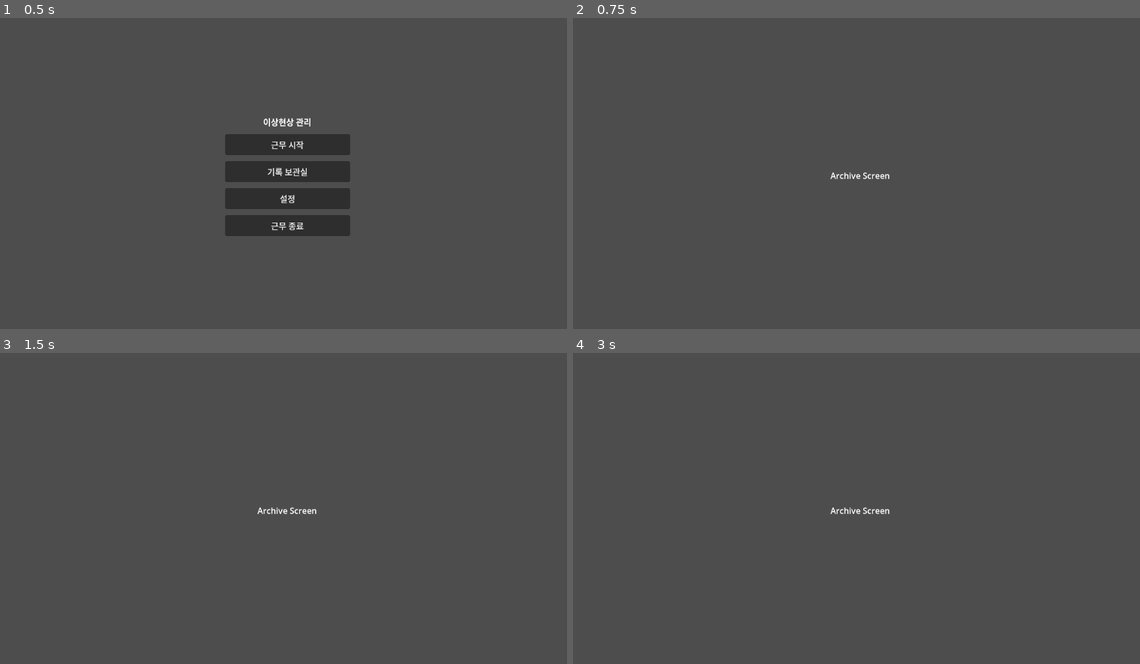
Above: before the commit, frames 1-4 (two rows, left to right).
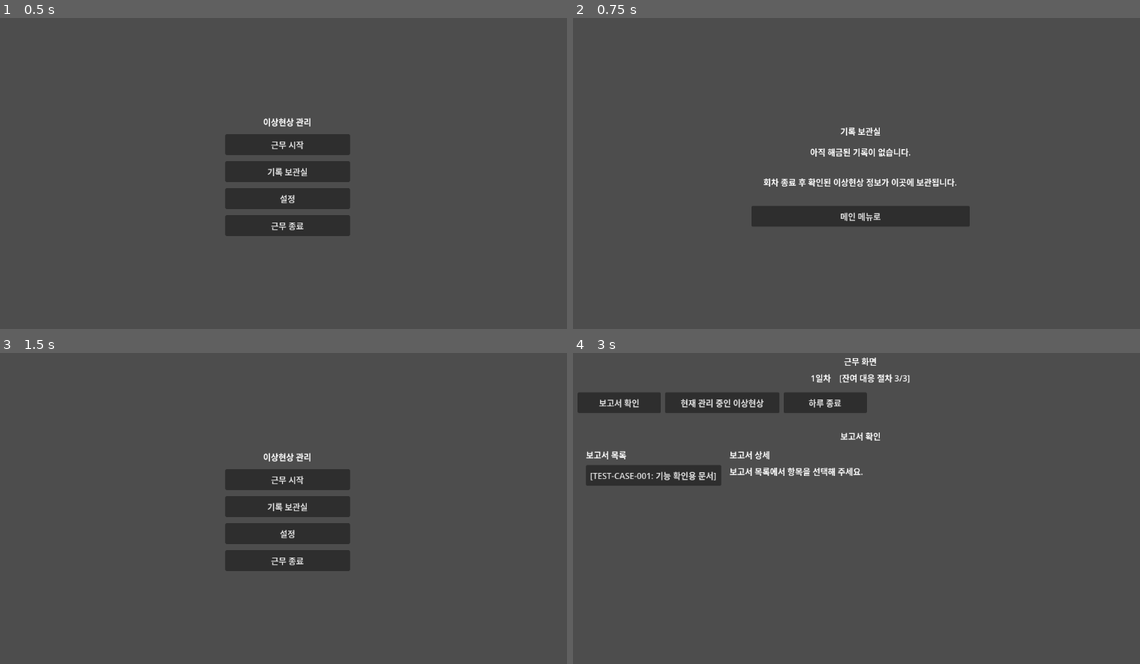
Above: after the commit, the same moments.

Repository: maze4670/AnomalyManagementBranch
Game: Godot game, scene res://scenes/main_menu/MainMenu.tscn
The game is run twice, just before and just after one commit, with the same random seed, the same clock (stepped at 60 frames per second) and the same inputs. The project has no main scene, so this scene is started directly.
Inputs (mouse positions are in pixels of both pictures, inside the frame that each line leads up to):
- Up to frame 1 (0.5 s): no input
- Up to frame 2 (0.75 s): click "기록 보관실" at 0.5 s
- Up to frame 3 (1.5 s): click (289, 552) at 1.25 s, where only the run after the commit has a clickable "메인 메뉴로"
- Up to frame 4 (3 s): click (862, 480) at 2 s, where only the run after the commit has a clickable "근무 시작"; click (862, 545) at 2.75 s, where only the run after the commit has a clickable "근무 시작"

Frame 1 is identical in both runs. In frame 2, 3.5% of the frame differs, in the area x 31-70%, y 35-67%; in frame 3, 6.0%, in the area x 39-62%, y 32-71%; in frame 4, 5.6%.

Commit message:
Implement basic archive screen

Diff:
--- a/scenes/archive/ArchiveScreen.tscn
+++ b/scenes/archive/ArchiveScreen.tscn
@@ -11,19 +11,41 @@
 grow_vertical = 2
 script = ExtResource("1_archive")
 
-[node name="Label" type="Label" parent="."]
+[node name="CenterContainer" type="CenterContainer" parent="."]
 layout_mode = 1
-anchors_preset = 8
-anchor_left = 0.5
-anchor_top = 0.5
-anchor_right = 0.5
-anchor_bottom = 0.5
-offset_left = -96.0
-offset_top = -12.0
-offset_right = 96.0
-offset_bottom = 12.0
+anchors_preset = 15
+anchor_right = 1.0
+anchor_bottom = 1.0
 grow_horizontal = 2
 grow_vertical = 2
-text = "Archive Screen"
+
+[node name="ContentContainer" type="VBoxContainer" parent="CenterContainer"]
+layout_mode = 2
+theme_override_constants/separation = 16
+
+[node name="TitleLabel" type="Label" parent="CenterContainer/ContentContainer"]
+layout_mode = 2
+text = "기록 보관실"
 horizontal_alignment = 1
 vertical_alignment = 1
+
+[node name="EmptyLabel" type="Label" parent="CenterContainer/ContentContainer"]
+layout_mode = 2
+text = "아직 해금된 기록이 없습니다."
+horizontal_alignment = 1
+vertical_alignment = 1
+
+[node name="DescriptionLabel" type="Label" parent="CenterContainer/ContentContainer"]
+custom_minimum_size = Vector2(420, 60)
+layout_mode = 2
+text = "회차 종료 후 확인된 이상현상 정보가 이곳에 보관됩니다."
+horizontal_alignment = 1
+vertical_alignment = 1
+autowrap_mode = 3
+
+[node name="MainMenuButton" type="Button" parent="CenterContainer/ContentContainer"]
+custom_minimum_size = Vector2(200, 40)
+layout_mode = 2
+text = "메인 메뉴로"
+
+[connection signal="pressed" from="CenterContainer/ContentContainer/MainMenuButton" to="." method="_on_main_menu_button_pressed"]
--- a/scripts/game/day_loop/day_manager.gd
+++ b/scripts/game/day_loop/day_manager.gd
@@ -10,20 +10,22 @@
 
 
 func end_day_minimal(scene_tree: SceneTree) -> void:
+	if _should_move_to_good_ending():
+		_move_to_ending(scene_tree, "good")
+		return
+
 	_increase_delay_for_uncompleted_active_reports()
 	_apply_delay_penalties()
 	_process_pending_completed_choices()
 	GameState.tick_scheduled_reports()
 	_update_trust_value()
-	var save_manager: Variant = SAVE_MANAGER_SCRIPT.new()
 	if _should_move_to_bad_ending():
-		save_manager.delete_current_run_save()
-		save_manager.free()
-		scene_tree.change_scene_to_file(ENDING_SCENE_PATH)
+		_move_to_ending(scene_tree, "bad")
 		return
 
 	GameState.advance_day()
 	GameState.reset_actions_for_new_day()
+	var save_manager: Variant = SAVE_MANAGER_SCRIPT.new()
 	save_manager.save_current_run()
 	save_manager.free()
 	scene_tree.change_scene_to_file(BRIEFING_SCENE_PATH)
@@ -145,3 +147,18 @@
 	var should_end: bool = ending_manager.is_bad_ending(GameState.get_trust_value())
 	ending_manager.free()
 	return should_end
+
+
+func _should_move_to_good_ending() -> bool:
+	var ending_manager: Variant = ENDING_MANAGER_SCRIPT.new()
+	var should_end: bool = ending_manager.is_good_ending(GameState.current_day)
+	ending_manager.free()
+	return should_end
+
+
+func _move_to_ending(scene_tree: SceneTree, ending_type: String) -> void:
+	var save_manager: Variant = SAVE_MANAGER_SCRIPT.new()
+	save_manager.delete_current_run_save()
+	save_manager.free()
+	scene_tree.set_meta("ending_type", ending_type)
+	scene_tree.change_scene_to_file(ENDING_SCENE_PATH)
--- a/scripts/game/endings/ending_manager.gd
+++ b/scripts/game/endings/ending_manager.gd
@@ -1,4 +1,8 @@
 extends Node
+
+func is_good_ending(current_day: int) -> bool:
+	return current_day >= 60
+
 
 func is_bad_ending(trust_value: int) -> bool:
 	return trust_value <= 0
--- a/scripts/ui/archive/archive_screen.gd
+++ b/scripts/ui/archive/archive_screen.gd
@@ -1,3 +1,7 @@
 extends Control
 
-# UI shell for the archive screen.
+const MAIN_MENU_SCENE_PATH := "res://scenes/main_menu/MainMenu.tscn"
+
+
+func _on_main_menu_button_pressed() -> void:
+	get_tree().change_scene_to_file(MAIN_MENU_SCENE_PATH)
--- a/scripts/ui/ending/ending_screen.gd
+++ b/scripts/ui/ending/ending_screen.gd
@@ -2,6 +2,19 @@
 
 const MAIN_MENU_SCENE_PATH := "res://scenes/main_menu/MainMenu.tscn"
 
+@onready var title_label: Label = $CenterContainer/ContentContainer/TitleLabel
+@onready var body_label: Label = $CenterContainer/ContentContainer/BodyLabel
+
+
+func _ready() -> void:
+	var ending_type: String = str(get_tree().get_meta("ending_type", "bad"))
+	if ending_type == "good":
+		title_label.text = "근무 완료"
+		body_label.text = "60일간의 임시 지부장 근무가 종료되었습니다.\n당신은 해고되지 않고 임기를 마쳤습니다."
+	else:
+		title_label.text = "근무 종료"
+		body_label.text = "기관 신뢰도 붕괴로 인해 지부장 직위가 해제되었습니다."
+
 
 func _on_main_menu_button_pressed() -> void:
 	get_tree().change_scene_to_file(MAIN_MENU_SCENE_PATH)
